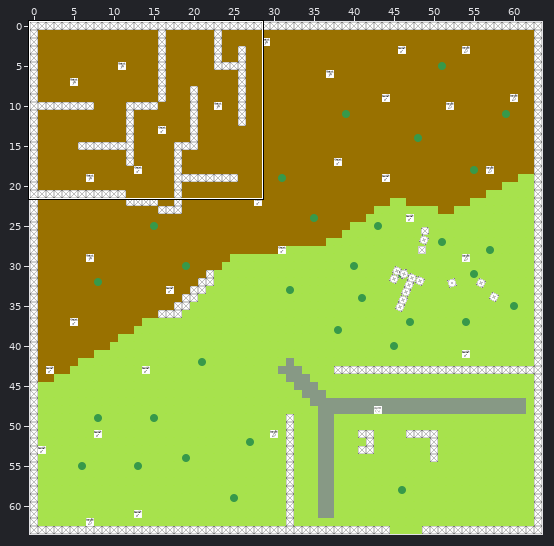
Tiled map, stored at res/map.tmx. The first picture is a wide view before the edit; the outline marks the close-up.
Close-up. Before the edit:
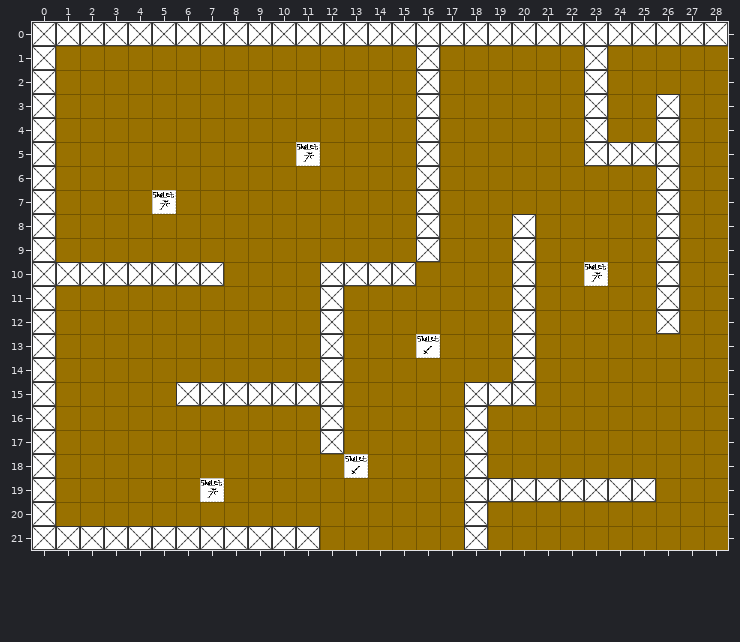
Cells are 32x32 px. Shown: x 0..28, y 0..21. The commit also changed other parts of the map, which this record leaves out.
Now the later version:
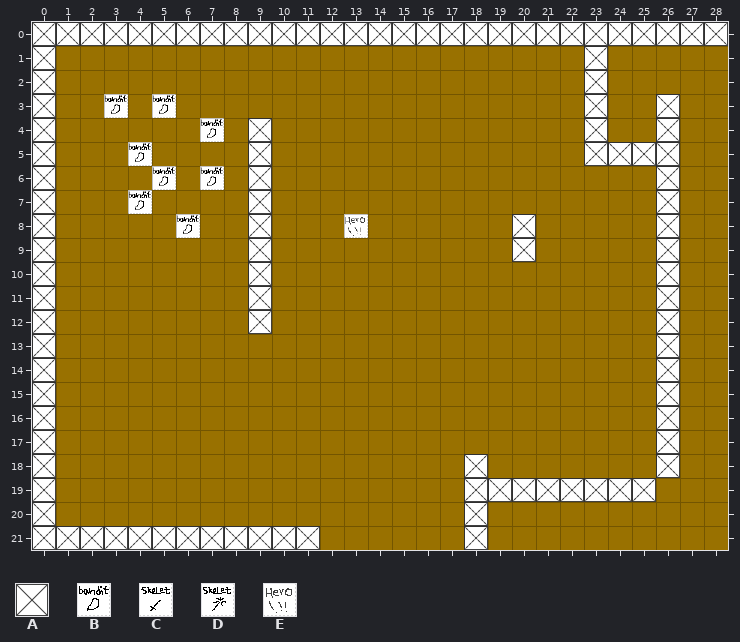
Key: from "tiles": A 5 "stonewall", B 9 "banditarcher", C 10 "skeletsword", D 11 "skeletmage", E 13 "hero".
_ is an empty cell.
What changed:
Layer "Obstacles":
Tile A is added in rows 4 to 12 at x 9; in rows 13 to 18 at x 26.
The author cleared tile A in rows 1 to 9 at x 16; in row 10 at x 1 to 7, 12 to 15 and 20; in rows 11 to 14 at x 12 and 20; in row 15 at x 6 to 12 and 18 to 20; in rows 16 to 17 at x 12 and 18.
Layer "Objects":
Tile B is added in row 3 at x 3 and 5; in row 4 at x 7; in row 5 at x 4; in row 6 at x 5 and 7; in row 7 at x 4; in row 8 at x 6.
Tile E is added in row 8 at x 13.
The author cleared tile C in row 13 at x 16; in row 18 at x 13.
The author cleared tile D in row 5 at x 11; in row 7 at x 5; in row 10 at x 23; in row 19 at x 7.
Where, in picture pixels (left, top, right, bottom), the same in both close-ups:
changed: (56, 46, 440, 478)
removed: (464, 262, 536, 454)
removed: (584, 262, 608, 286)
added: (656, 334, 680, 478)
removed: (200, 478, 224, 502)
